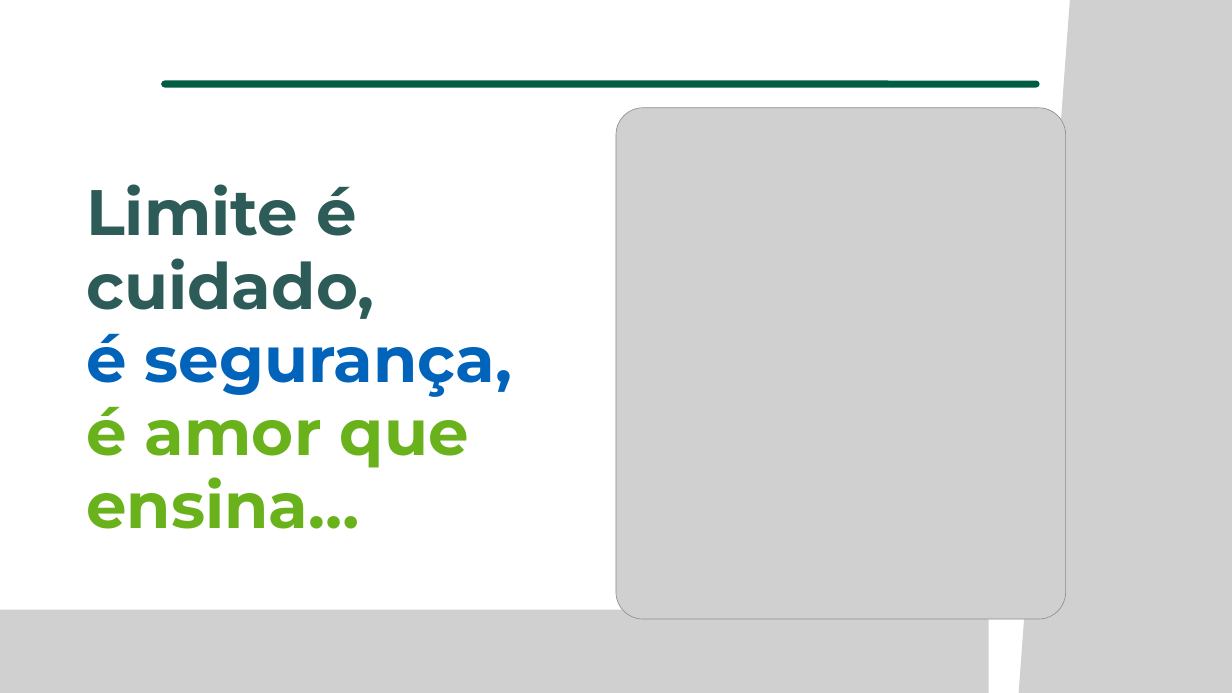
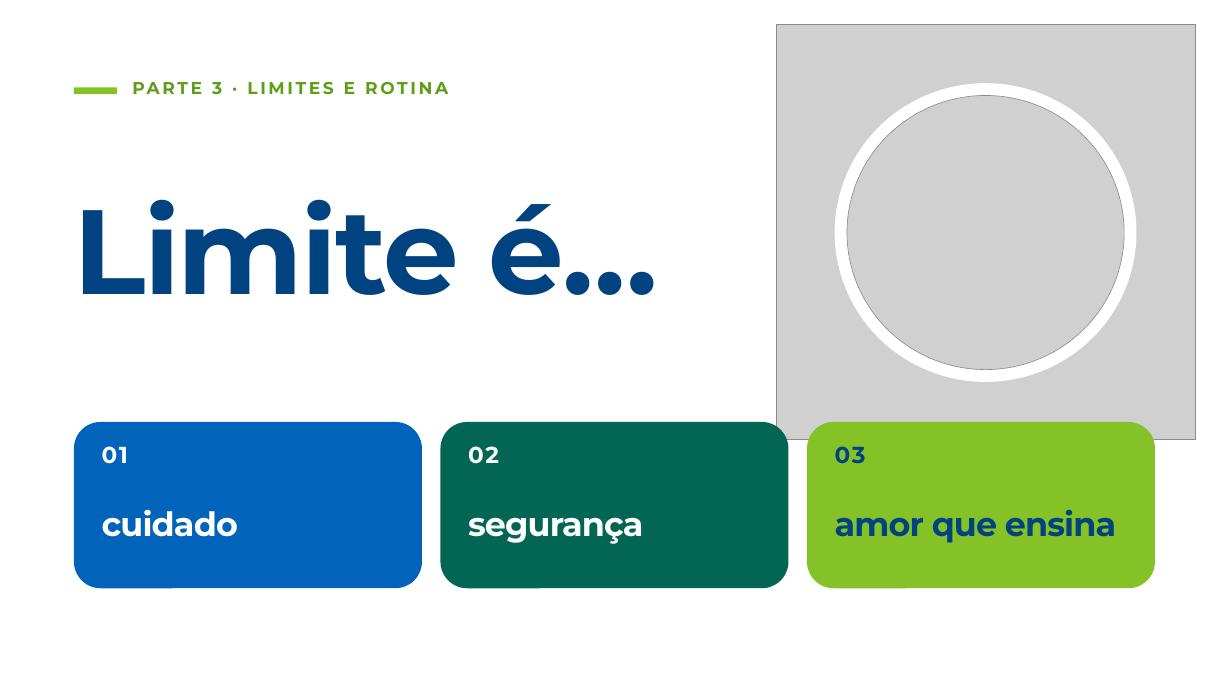
Before and after one commit to freelasrabbit-sys/logo, a slide deck: slide 20 of apresentacoes/aula-2/aula-2-integra.pptx. Drawn at 1232x693 pixels with LibreOffice and Linux fonts; fonts in the diff are those of the drawing; grey boxes stand for pictures. Boxes give left, top, right and bottom in pixels: in the first picture for what was removed or moved away, otherwise in the second. Text is boxed around its words. In the diff, an @@ line names an element or a change of style, - is before the commit and + after.

```diff
--- a/apresentacoes/aula-2/aula-2-integra.pptx
+++ b/apresentacoes/aula-2/aula-2-integra.pptx
@@ rectangle added at bbox=[0, 0, 1232, 693], fill #FFFFFF @@
@@ picture added at bbox=[776, 25, 1195, 439] @@
@@ picture removed at bbox=[1006, 0, 1232, 693] @@
@@ rectangle added at bbox=[74, 87, 117, 94], fill #85C227 @@
@@ line removed from (164, 84) to (1036, 84) @@
@@ text added at bbox=[212, 82, 320, 95], 20 pt, text #5E9E17, bold @@
+PARTE 3 · LIMITES E ROTINA
@@ ellipse added at bbox=[835, 83, 1137, 382], fill #FFFFFF @@
@@ picture: place and size @@
-picture at bbox=[616, 108, 1066, 619]
+picture at bbox=[847, 95, 1124, 370]
@@ text added at bbox=[74, 199, 658, 295], 140 pt, text #004380, bold @@
+Limite é…
@@ text removed at bbox=[86, 184, 512, 529] @@
-Limite é cuidado,
-é segurança,
-é amor que ensina…
@@ rounded rectangle added at bbox=[74, 422, 422, 588], fill #0263BA @@
@@ text added at bbox=[102, 446, 128, 464], 27 pt, text #FFFFFF, bold @@
+01
@@ rounded rectangle added at bbox=[440, 422, 788, 588], fill #036554 @@
@@ text added at bbox=[468, 446, 499, 464], 27 pt, text #FFFFFF, bold @@
+02
@@ rounded rectangle added at bbox=[807, 422, 1155, 588], fill #85C227 @@
@@ text added at bbox=[835, 446, 866, 463], 27 pt, text #004380, bold @@
+03
@@ text added at bbox=[102, 509, 238, 537], 39 pt, text #FFFFFF, bold @@
+cuidado
@@ picture removed at bbox=[1049, 503, 1232, 693] @@
@@ text added at bbox=[468, 517, 643, 544], 39 pt, text #FFFFFF, bold @@
+segurança
@@ text added at bbox=[835, 510, 1116, 543], 39 pt, text #004380, bold @@
+amor que ensina
@@ picture removed at bbox=[0, 610, 989, 693] @@
```
Also in this commit, not shown: 23 other slides changed, 1 slide added, 1 slide removed, 1 other file.
